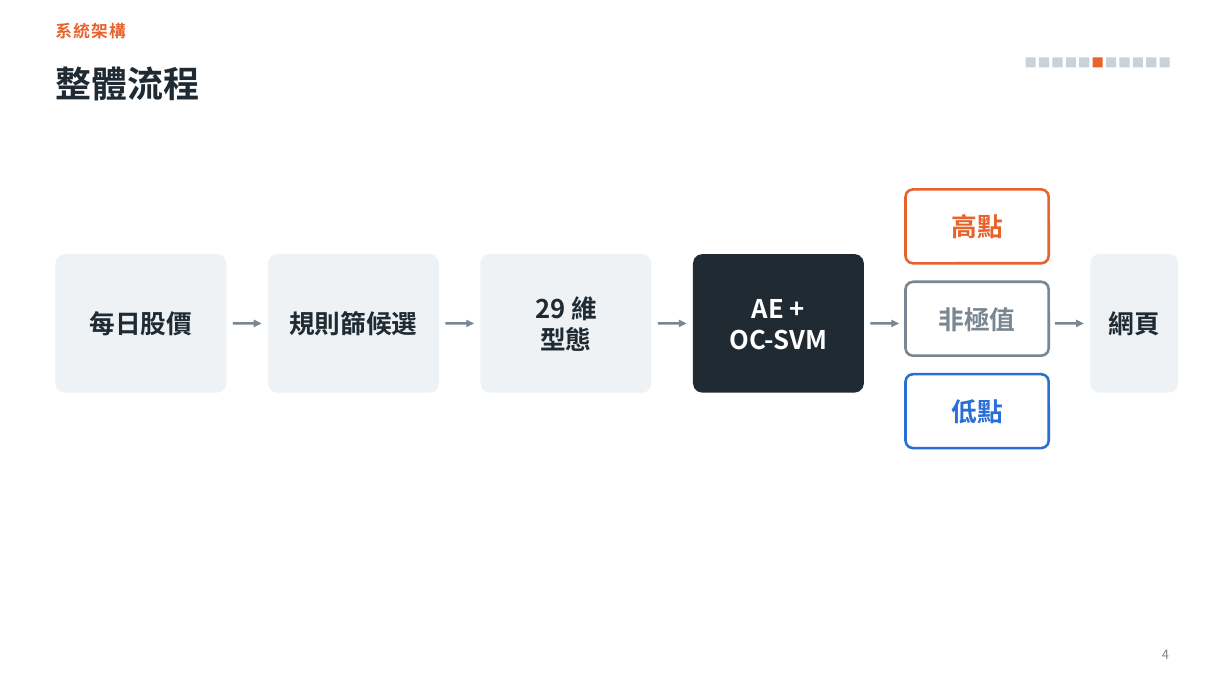
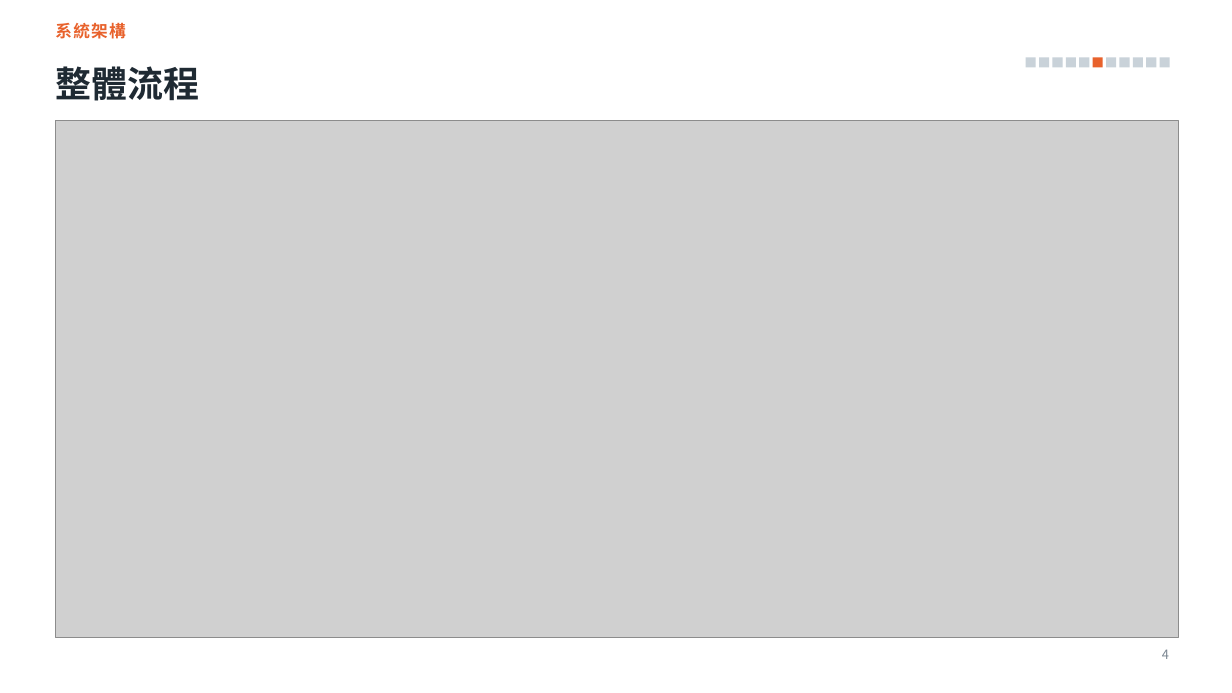
Before and after one commit to alextixu/fcukproject, a slide deck: slide 4 of method_kline_peak/report/專題簡報_v3.pptx. Drawn at 1232x693 pixels with LibreOffice and Linux fonts; fonts in the diff are those of the drawing; grey boxes stand for pictures. Boxes give left, top, right and bottom in pixels: in the first picture for what was removed or moved away, otherwise in the second. Text is boxed around its words. In the diff, an @@ line names an element or a change of style, - is before the commit and + after.

```diff
--- a/method_kline_peak/report/專題簡報_v3.pptx
+++ b/method_kline_peak/report/專題簡報_v3.pptx
@@ picture added at [55,120,1178,638] @@
@@ rounded rectangle removed at [906,189,1049,263] @@
@@ text removed at [951,214,1002,238] @@
-高點
@@ rounded rectangle removed at [55,254,226,393] @@
@@ rounded rectangle removed at [268,254,439,393] @@
@@ rounded rectangle removed at [481,254,652,393] @@
@@ rounded rectangle removed at [693,254,864,393] @@
@@ rounded rectangle removed at [1091,254,1178,393] @@
@@ text removed at [535,296,597,351] @@
-29 維
-型態
@@ text removed at [729,299,827,350] @@
-AE +
-OC-SVM
@@ rounded rectangle removed at [906,282,1049,356] @@
@@ text removed at [89,311,192,336] @@
-每日股價
@@ arrow removed from (233, 323) to (262, 323) @@
@@ text removed at [289,311,417,336] @@
-規則篩候選
@@ arrow removed from (445, 323) to (474, 323) @@
@@ arrow removed from (658, 323) to (687, 323) @@
@@ arrow removed from (871, 323) to (899, 323) @@
@@ text removed at [939,307,1016,331] @@
-非極值
@@ arrow removed from (1055, 323) to (1084, 323) @@
@@ text removed at [1108,311,1159,335] @@
-網頁
@@ rounded rectangle removed at [906,374,1049,448] @@
@@ text removed at [951,399,1002,424] @@
-低點
```
Also in this commit, not shown: 3 other files.
